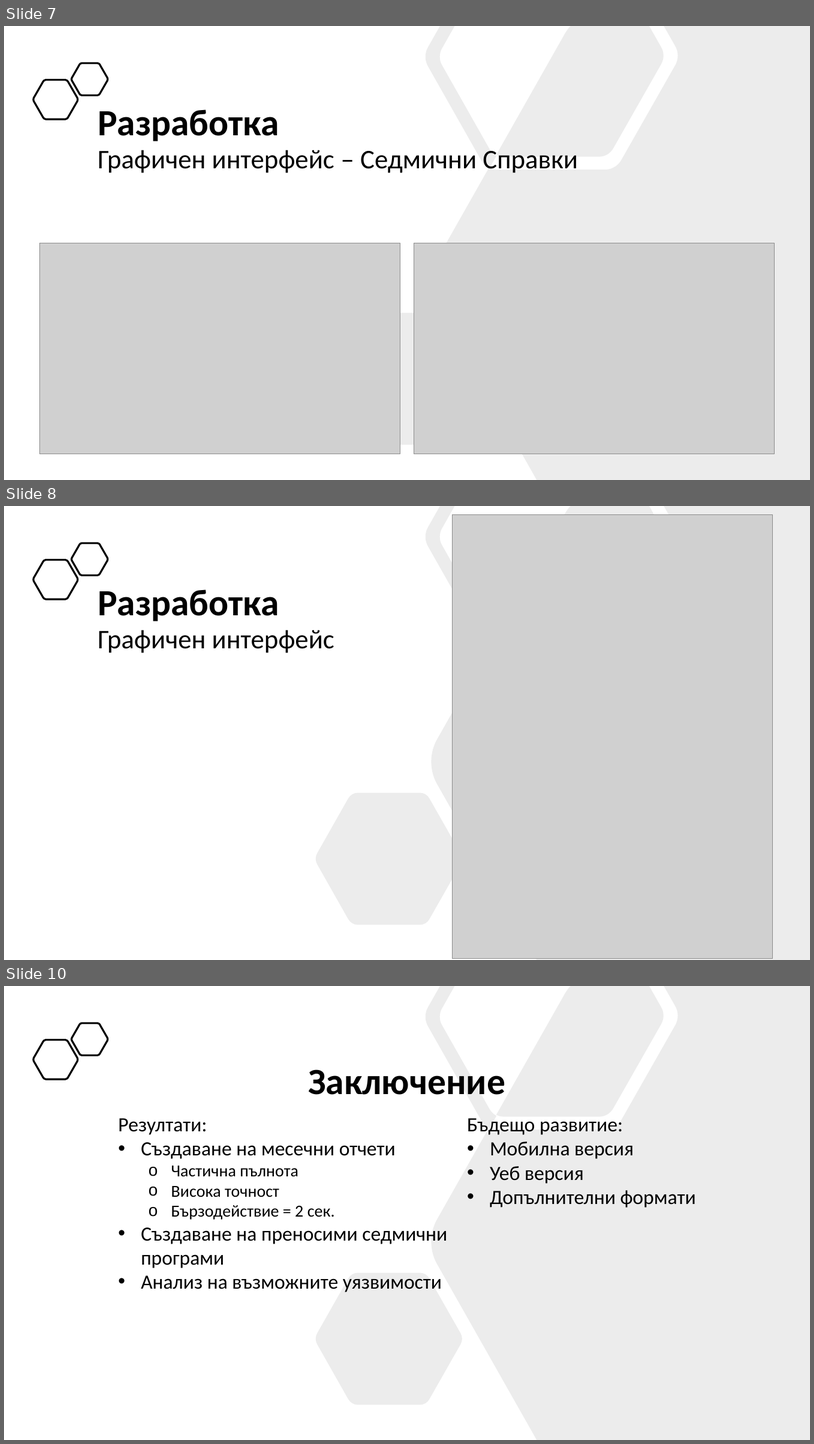
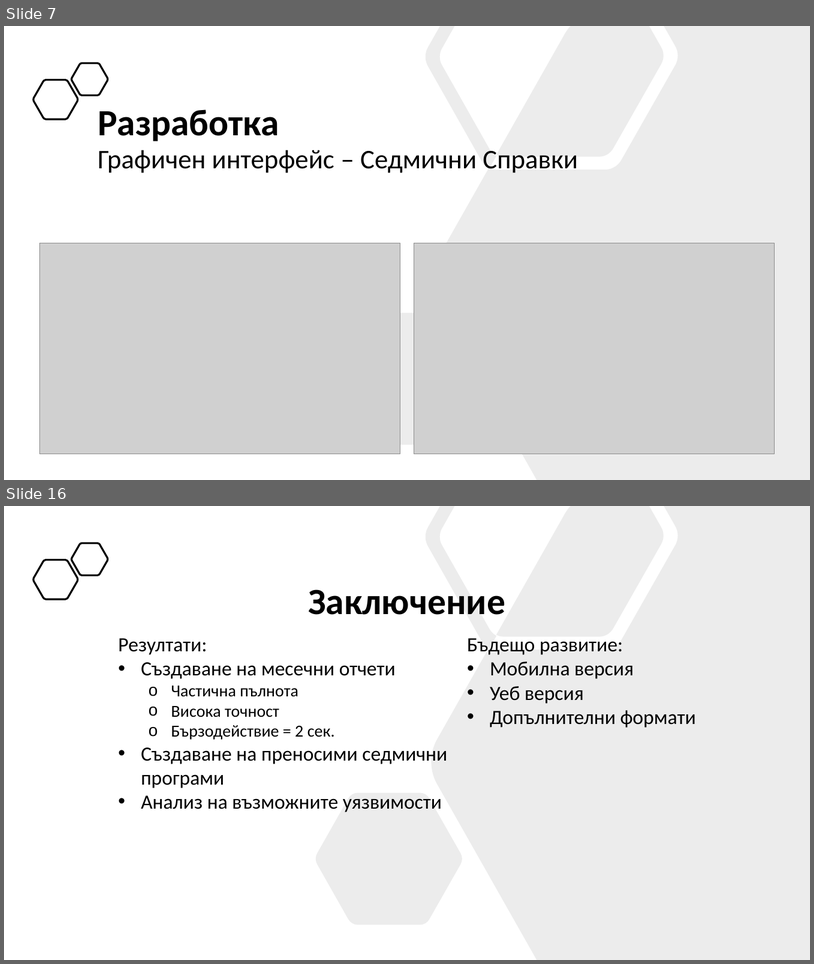
Before and after one commit to nikolaizhnikolov/NVNA-Schedule-Exporter, a slide deck: docs/Дипломна_Работа_62620113.pptx. Shown one above the other, each under a label of ours: slides 7, 8 and 10 before the commit, slides 7 and 16 after it; the slides between them are not shown. The pictures are 814x1444 and 814x964 pixels, drawn with LibreOffice and Linux fonts; fonts in the diff are those of the drawing; grey boxes stand for pictures. Boxes give left, top, right and bottom in pixels: in the first picture for what was removed or moved away, otherwise in the second. Text is boxed around its words. In the diff, an @@ line names an element or a change of style, - is before the commit and + after.

```diff
--- a/docs/Дипломна_Работа_62620113.pptx
+++ b/docs/Дипломна_Работа_62620113.pptx
@@ slide 8 removed at [4,506,810,960], background #FFFFFF @@
@@ freeform shape removed at [316,506,810,960] @@
@@ picture removed at [453,515,773,958] @@
@@ freeform shape removed at [72,543,108,575] @@
@@ freeform shape removed at [33,560,78,599] @@
@@ text removed at [98,589,279,621] @@
-Разработка
@@ text removed at [98,630,335,653] @@
-Графичен интерфейс
@@ what was slide 10 is now slide 16 @@
```
Also in this commit, not shown: 1 slide changed, 8 slides added, 1 other slide removed, 1 other file.
